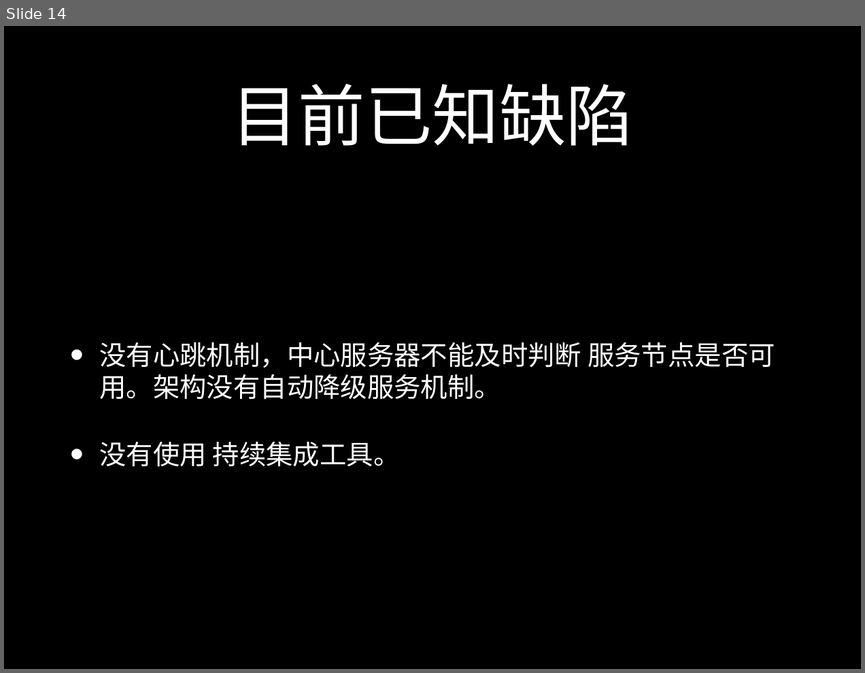
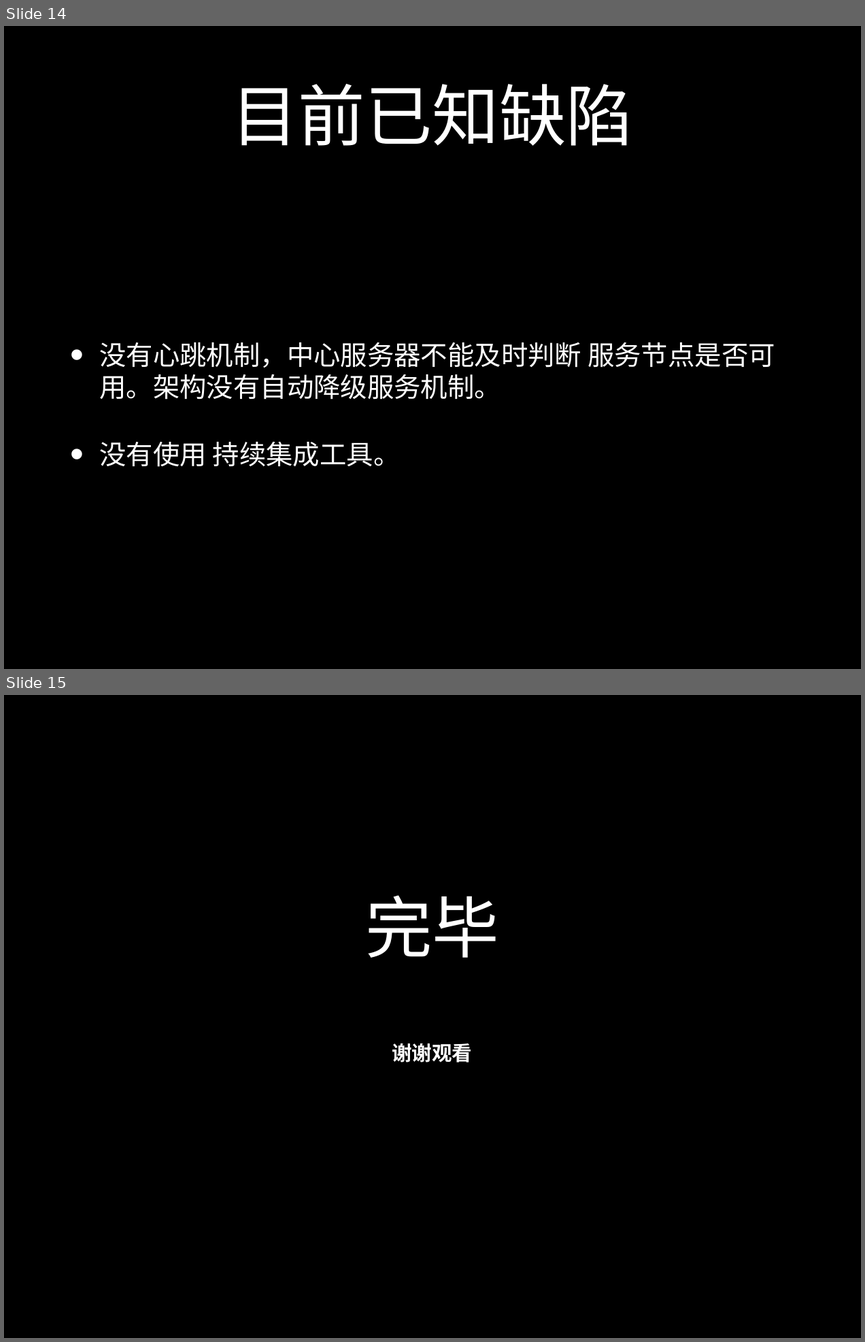
Before and after one commit to chenmengxue/SAAS, a slide deck: 架构详细说明 v2.0.pptx. Shown one above the other, each under a label of ours: slide 14 before the commit, slides 14 and 15 after it. The pictures are 865x673 and 865x1342 pixels, drawn with LibreOffice and Linux fonts; fonts in the diff are those of the drawing. Boxes give left, top, right and bottom in pixels: in the first picture for what was removed or moved away, otherwise in the second. Text is boxed around its words. In the diff, an @@ line names an element or a change of style, - is before the commit and + after.

```diff
--- a/架构详细说明 v2.0.pptx
+++ b/架构详细说明 v2.0.pptx
@@ slide 15 added at <box>4,695,861,1338</box>, background #000000 @@
@@ title added at <box>366,895,500,957</box>, 80 pt, text #FFFFFF @@
+完毕
@@ text added at <box>392,1043,472,1062</box>, 24 pt, text #FFFFFF, bold @@
+谢谢观看
```
Also in this commit, not shown: 5 slides changed.
